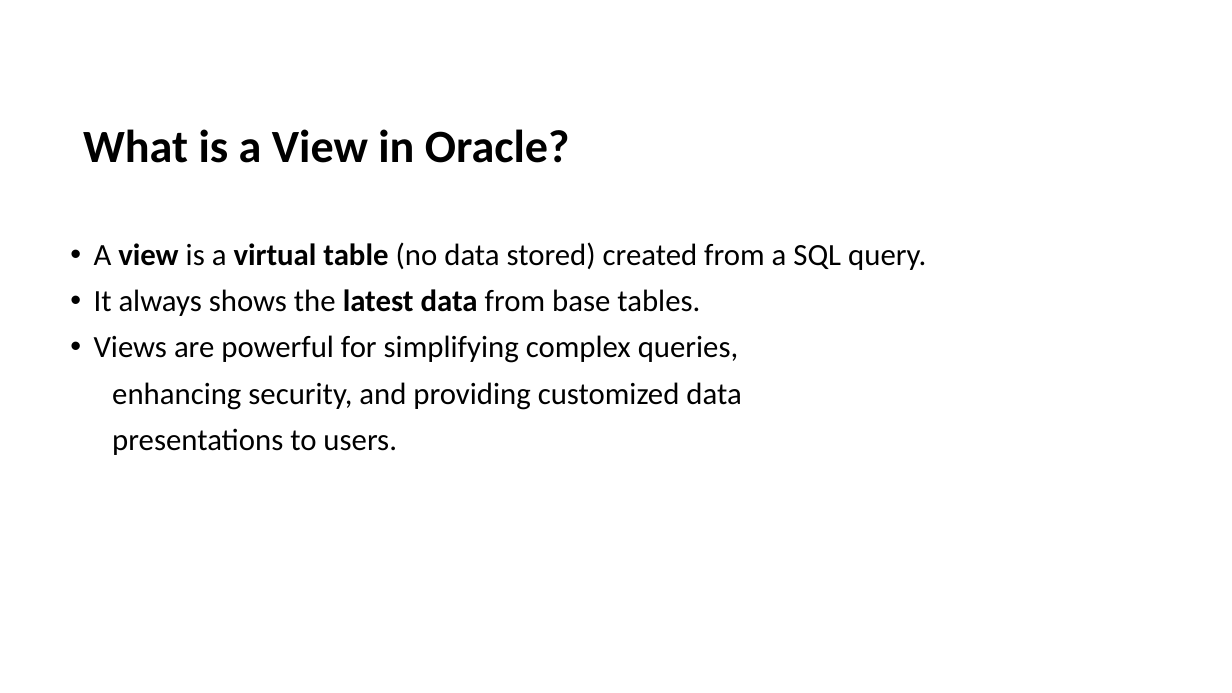
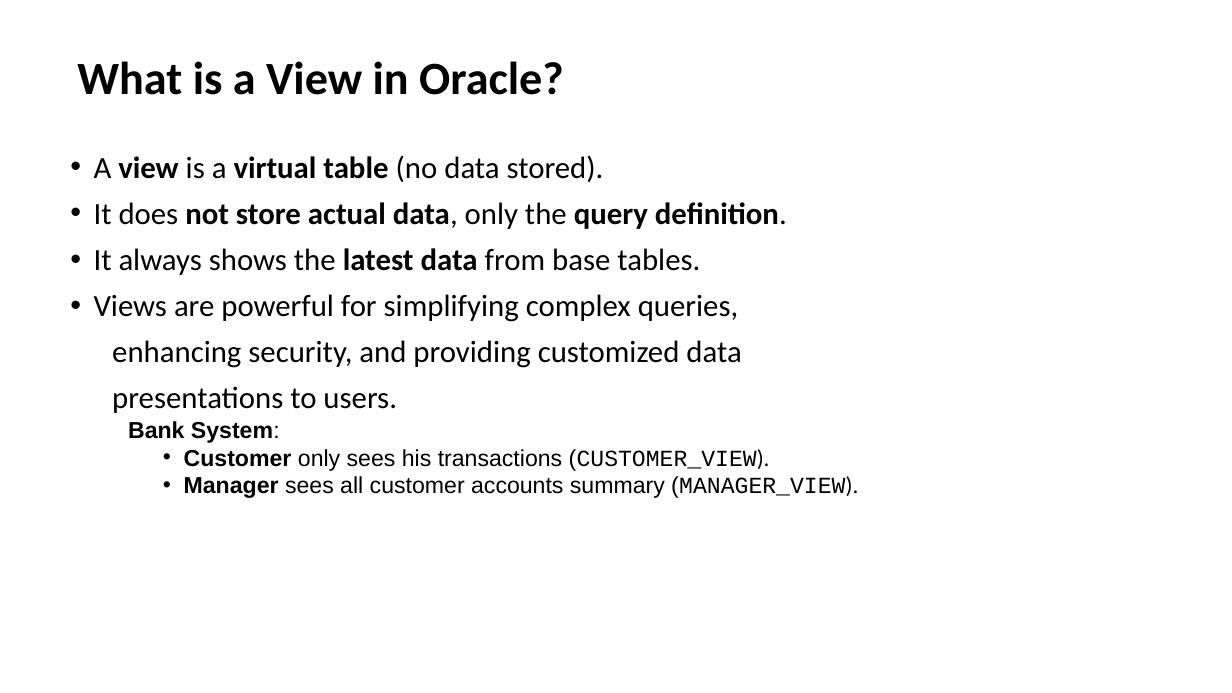
Before and after one commit to manishdesai17/Adbms, a slide deck: slide 2 of Types of Views in Oracle Database.pptx. Drawn at 1232x693 pixels with LibreOffice and Linux fonts; fonts in the diff are those of the drawing. Boxes give left, top, right and bottom in pixels: in the first picture for what was removed or moved away, otherwise in the second. Text is boxed around its words. In the diff, an @@ line names an element or a change of style, - is before the commit and + after.

```diff
--- a/Types of Views in Oracle Database.pptx
+++ b/Types of Views in Oracle Database.pptx
@@ title "What is a View in ...": place and size @@
-title "What is a View in ..." at [83, 129, 570, 163]
+title "What is a View in ..." at [77, 61, 564, 95]
@@ text "A view is a virtual ...": place and size @@
-text "A view is a virtual ..." at [94, 242, 926, 455]
+text "A view is a virtual ..." at [94, 155, 858, 498]
@@ text at [94, 155, 787, 229]: text changed; bold on @@
-• A view is a virtual table (no data stored) created from a SQL query.
+• A view is a virtual table (no data stored).
+• It does not store actual data, only the query definition.
@@ text at [128, 421, 858, 498]: paragraphs added @@
+Bank System:
+    • Customer only sees his transactions (CUSTOMER_VIEW).
+    • Manager sees all customer accounts summary (MANAGER_VIEW).
```
Also in this commit, not shown: 3 other slides changed.
